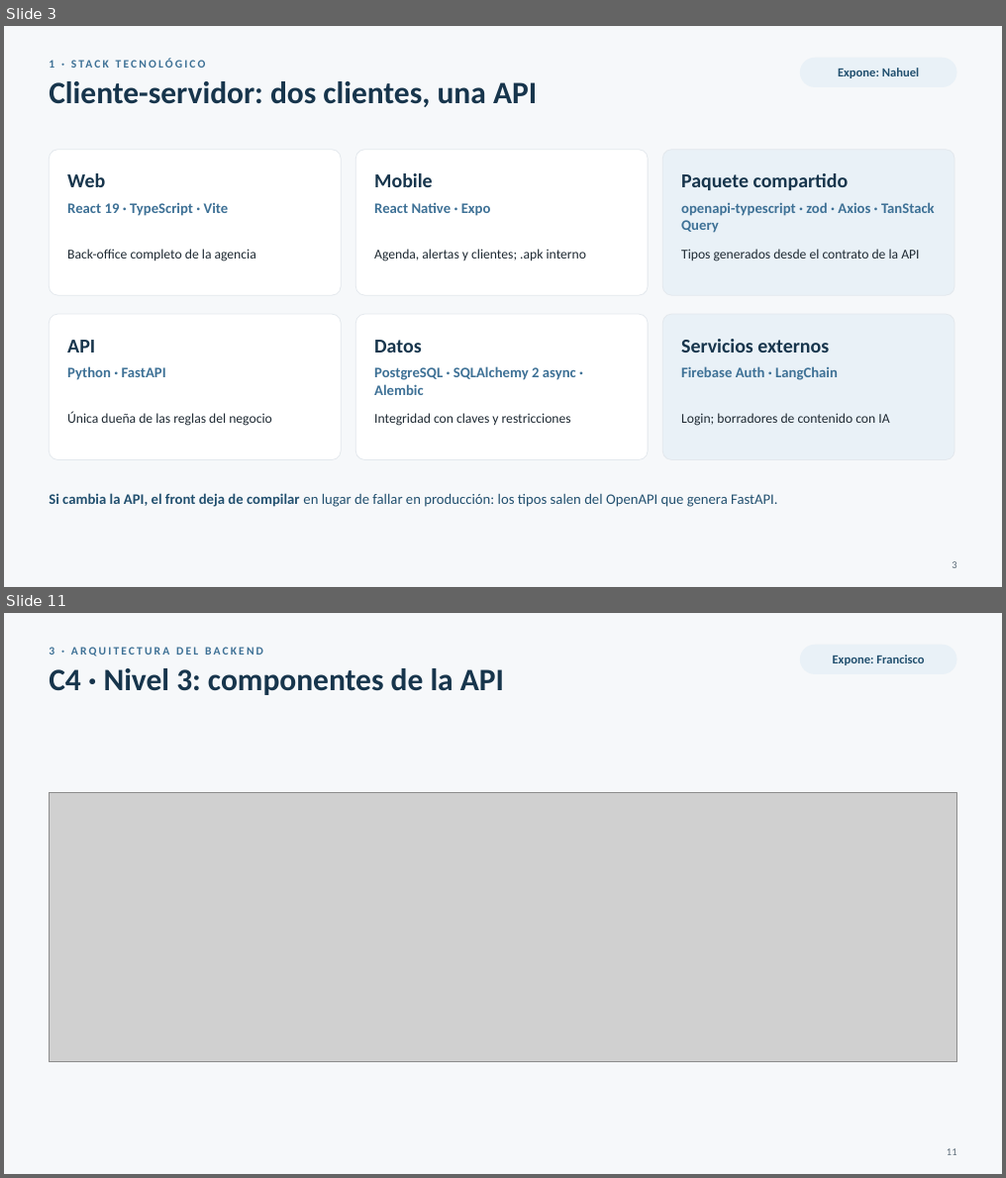
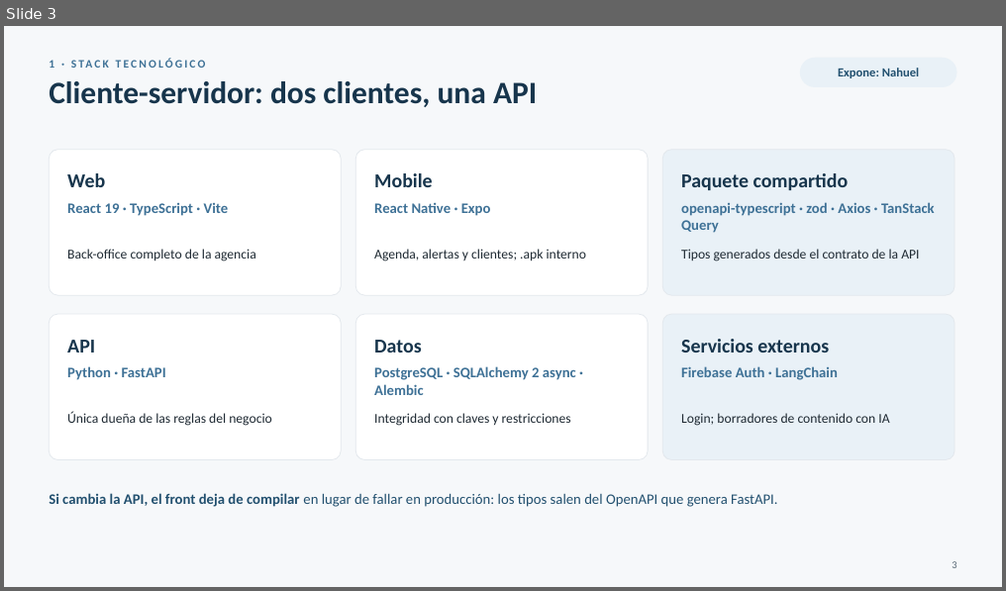
Before and after one commit to FranLuciano04/Vault-Rumbo, a slide deck: 07-Entregables/Video IA/Rumbo — parte técnica (presentación).pptx. Shown one above the other, each under a label of ours: slides 3 and 11 before the commit, slide 3 after it; the slides between them are not shown. The pictures are 1006x1178 and 1006x591 pixels, drawn with LibreOffice and Linux fonts; fonts in the diff are those of the drawing; grey boxes stand for pictures. Boxes give left, top, right and bottom in pixels: in the first picture for what was removed or moved away, otherwise in the second. Text is boxed around its words. In the diff, an @@ line names an element or a change of style, - is before the commit and + after.

```diff
--- a/07-Entregables/Video IA/Rumbo — parte técnica (presentación).pptx
+++ b/07-Entregables/Video IA/Rumbo — parte técnica (presentación).pptx
@@ slide 11 removed at [4, 613, 1002, 1174], background #F6F8FA @@
@@ text removed at [49, 647, 263, 657] @@
-3 · ARQUITECTURA DEL BACKEND
@@ text removed at [49, 668, 504, 695] @@
-C4 · Nivel 3: componentes de la API
@@ rounded rectangle removed at [800, 645, 957, 674] @@
@@ text removed at [833, 655, 924, 665] @@
-Expone: Francisco
@@ picture removed at [49, 792, 957, 1062] @@
@@ text removed at [946, 1149, 957, 1156] @@
-11
```
Also in this commit, not shown: 9 slides changed, 3 slides added, 7 other slides removed, 3 other files.
